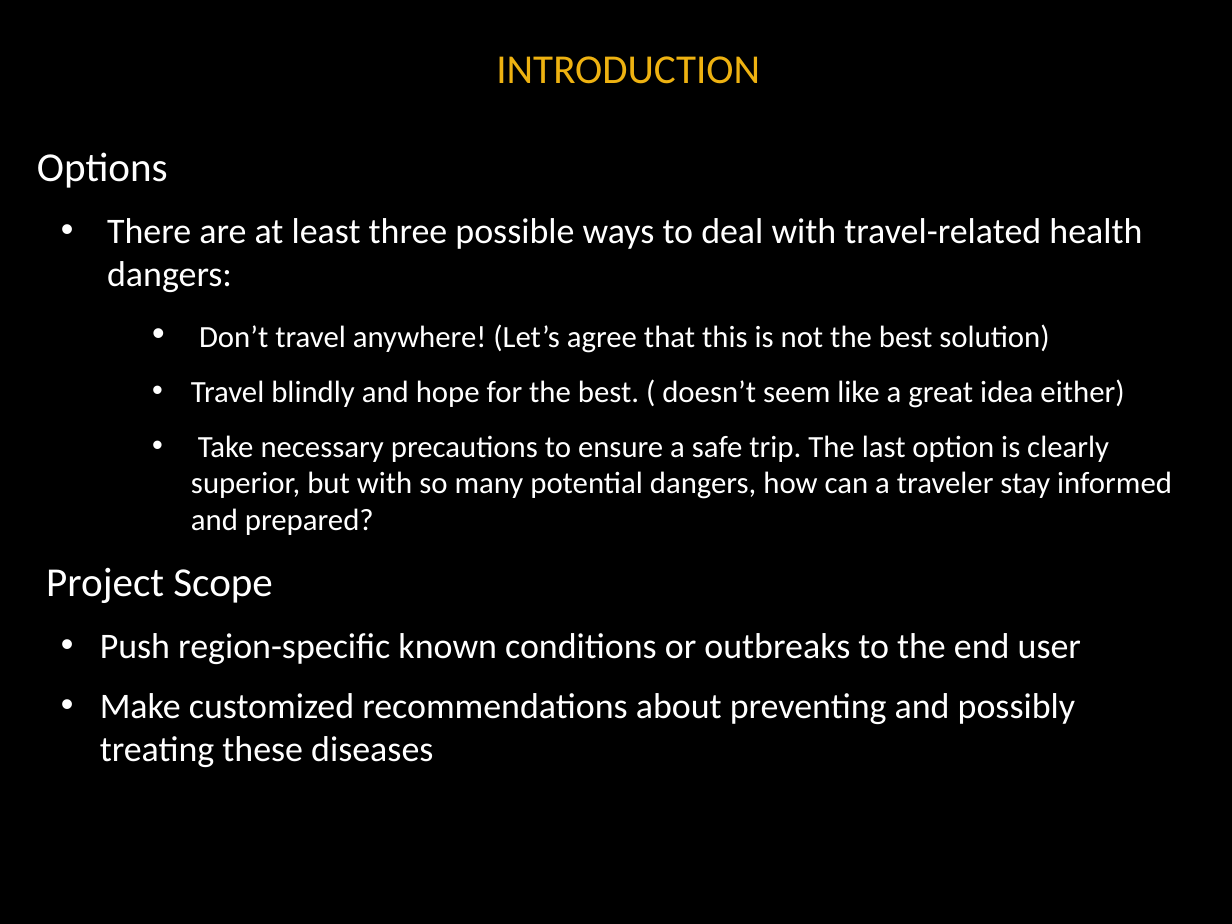
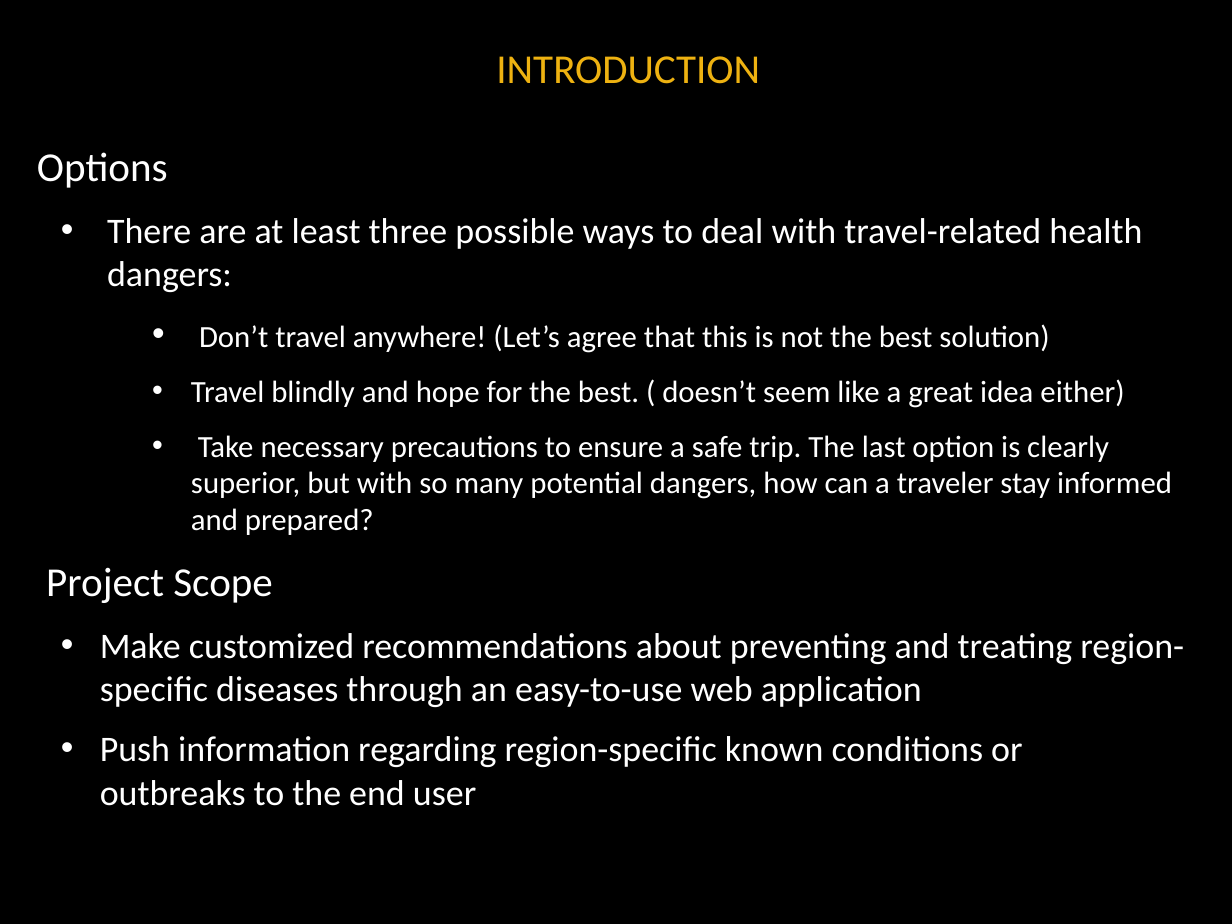
Before and after one commit to noanadler/RockStars, a slide deck: slide 4 of Deliverable1/Docs/TopicPresentation.pptx. Drawn at 1232x924 pixels with LibreOffice and Linux fonts; fonts in the diff are those of the drawing; background and template pictures are left out. Boxes give left, top, right and bottom in pixels: in the first picture for what was removed or moved away, otherwise in the second. Text is boxed around its words. In the diff, an @@ line names an element or a change of style, - is before the commit and + after.

Commit message:
Small fixes

```diff
--- a/Deliverable1/Docs/TopicPresentation.pptx
+++ b/Deliverable1/Docs/TopicPresentation.pptx
@@ text at [100,633,1184,806]: text changed @@
-  • Push region-specific known conditions or outbreaks to the end user
-  • Make customized recommendations about preventing and possibly treating these diseases
+  • Make customized recommendations about preventing and treating region-specific diseases through an easy-to-use web application
+  • Push information regarding region-specific known conditions or outbreaks to the end user
```
